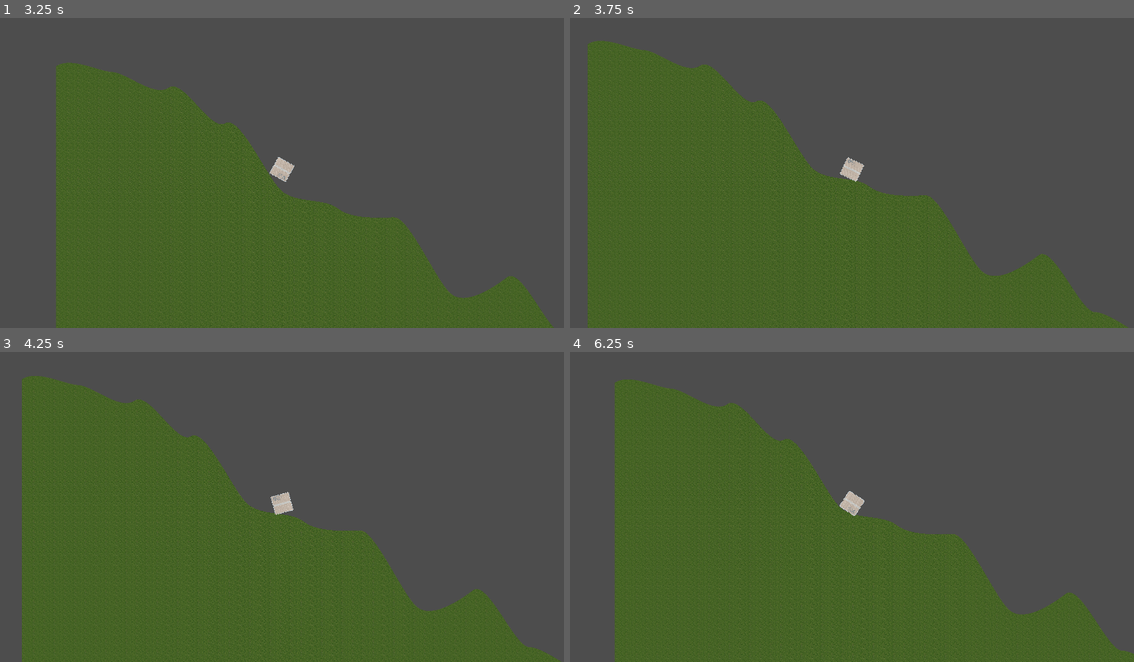
Above: before the commit, frames 1-4 (two rows, left to right).
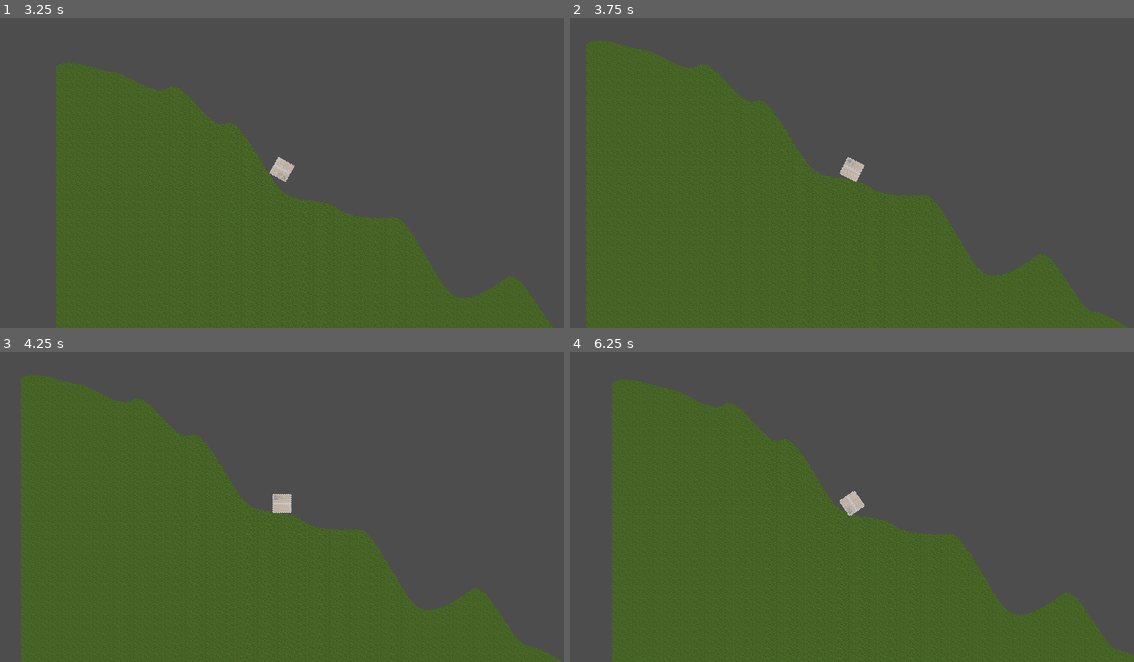
Above: after the commit, the same moments.

Repository: FelipePM01/EntregaExtraviada
Game: Godot game, scene res://old_terrain/scenes/test_scene.tscn
The game is run twice, just before and just after one commit, with the same random seed, the same clock (stepped at 60 frames per second) and the same inputs. This scene is started directly instead of the project's main scene.
Inputs (mouse positions are in pixels of both pictures, inside the frame that each line leads up to):
- Up to frame 1 (3.25 s): move the mouse to (406, 154) at 0.52 s; hold D (right) 0.53-1.28 s; hold Space (Spacebar) 0.53-1.28 s; move the mouse to (169, 185) at 1.27 s; hold A (left) 1.28-2.03 s; tap Space (Spacebar) at 1.35, 2.3, 3.05 s; move the mouse to (338, 98) at 2.02 s; hold Mouse wheel down (scroll_down) 2.03-2.78 s; hold D (right) from 2.03 s (still down); move the mouse to (253, 231) at 2.77 s; tap Mouse wheel up (scroll_up) at 2.85 s
- Up to frame 2 (3.75 s): move the mouse to (1021, 216) at 3.52 s; release D (right) at 3.53 s; hold A (left) from 3.53 s (still down); hold Space (Spacebar) from 3.53 s (still down)
- Up to frame 3 (4.25 s): keep holding A (left); keep holding Space (Spacebar)
- Up to frame 4 (6.25 s): move the mouse to (682, 457) at 4.27 s; release Space (Spacebar) at 4.28 s; tap Space (Spacebar) at 4.35, 5.3, 6.05 s; move the mouse to (880, 503) at 5.02 s; hold Mouse wheel down (scroll_down) 5.03-5.78 s; move the mouse to (767, 423) at 5.77 s; release A (left) at 5.78 s; hold D (right) from 5.78 s (still down); tap Mouse wheel up (scroll_up) at 5.85 s

Frame 1 is identical in both runs. In frame 2, 2.0% of the frame differs, in the area x 2-96%, y 7-100%; in frame 3, 1.9%; in frame 4, 3.2%, in the area x 7-100%, y 8-100%.
Error after the commit: Invalid access to property or key 'spawn_polygon_x' on a base object of type 'Node2D (terrain.gd)'. (res://terrain/scripts/test_scene.gd:6)

Commit message:
FIx-master

Diff:
--- a/main_scene.gd
+++ b/main_scene.gd
@@ -11,3 +11,14 @@
 func _process(delta):
 	if terrain.spawn_polygon_x-Globals.screensize.x < player.position.x :
 		terrain.add_hills()
+
+	if (Input.is_action_pressed("Spacebar") and menu.visible and not Globals.is_lose):
+		player.gravity_scale = 1
+		player.apply_impulse(Vector2(600, -30))
+		player.apply_torque_impulse(8000)
+		menu.visible = false
+
+func lose():
+	lose_scene.visible = true
+	score_ui.visible = false
+	pass
--- a/main_scene.tscn
+++ b/main_scene.tscn
@@ -1,4 +1,3 @@
-[gd_scene load_steps=4 format=3 uid="uid://ci5ill1frv0tg"]
 [gd_scene load_steps=10 format=3 uid="uid://6xssreta51vp"]
 
 [ext_resource type="Script" path="res://main_scene.gd" id="1_8bsnl"]
--- a/player_ui/scripts/lost_scene_ui.gd
+++ b/player_ui/scripts/lost_scene_ui.gd
@@ -17,3 +17,4 @@
 func _on_restart_button_pressed() -> void:
 	get_tree().reload_current_scene()
 	visible = false
+	Globals.is_lose = false
--- a/terrain/scripts/terrain.gd
+++ b/terrain/scripts/terrain.gd
@@ -1,39 +1,27 @@
 extends Node2D
 
-@export var slices = 40
-@export var hill_width = 512
-@export var hill_range = 100
-@export var hill_angle = 10
-@export var hill_sharpness = 20
 @export var ground_collision: StaticBody2D
 @export var texture: CompressedTexture2D
 @export var noise: NoiseTexture2D
 @export var vertices = 10
-var terrain = Array()
 
-@export var start_offset=200
-@onready var start_height=start_offset
-@onready var start_x=0
-@onready var spawn_polygon_x=Globals.screensize.x/2
+@export var start_height=200
+
 @export var bezier_x_in_out=5
 @export var bezier_max_y_in_out=5
 
+@onready var start_x = 0
+@onready var start_y = 0
+
 func _ready():
 	randomize()
-	terrain = Array()
-	var start_y = 0
-	terrain.append(Vector2(1, start_y))
-	add_hills()
 	add_hills()
 
 func add_hills():
-
-
 	var start_vertex=Vector2(start_x,start_height)
 	var end_vertex=start_vertex+Globals.screensize
 	var vertex_array=Array()
 	for i in range(vertices):
-		randomize()
 		vertex_array.append(Vector2(lerp(start_vertex.x,end_vertex.x,float(i)/vertices),lerp(start_vertex.y,end_vertex.y,float(i)/vertices)+randf_range(-100,100)))
 
 	var curve=Curve2D.new()
@@ -59,4 +47,3 @@
 
 	start_height=end_vertex.y
 	start_x=end_vertex.x
-	spawn_polygon_x+=Globals.screensize.x
